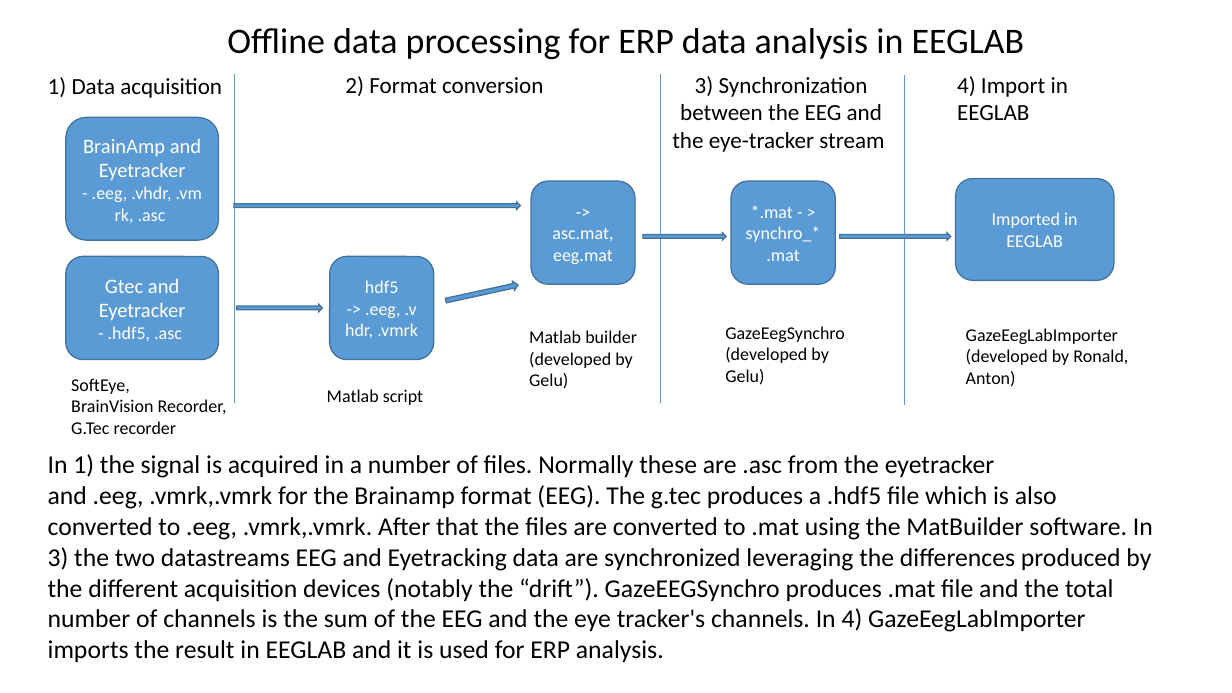
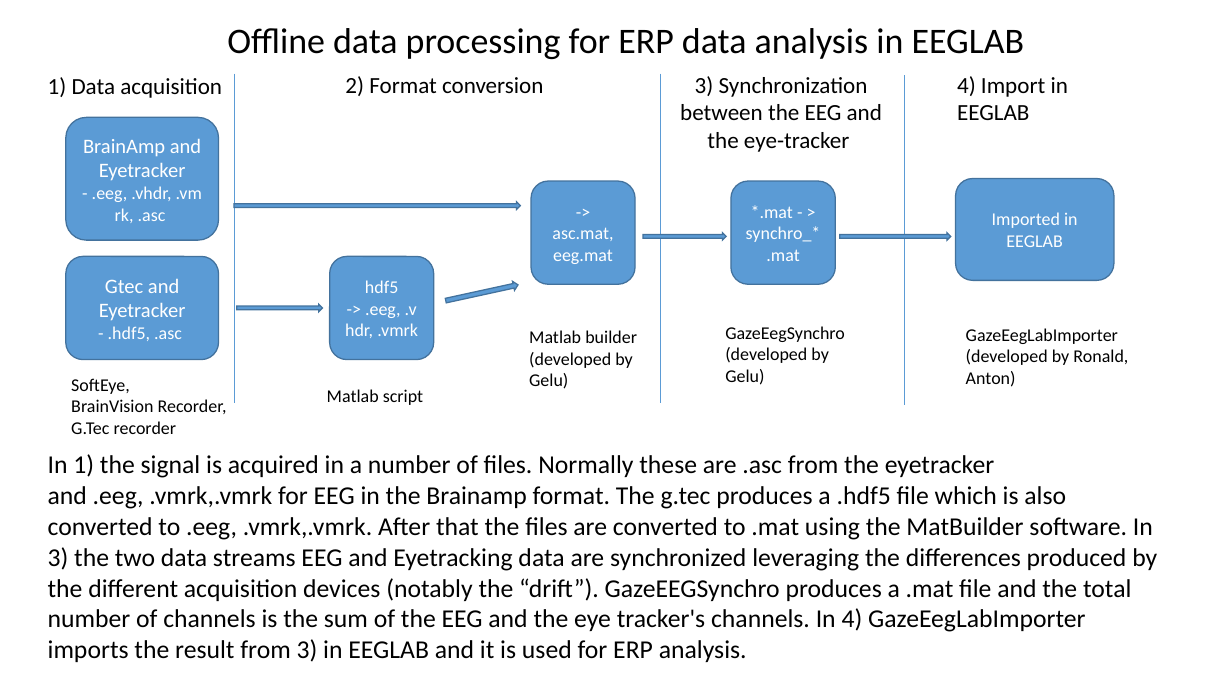
Before and after one commit to sssandyad/adastra, a slide deck: slide 2 of src_matlab/GazeEegLabImporter/docs/GazeEegLabImporter.pptx. Drawn at 1232x693 pixels with LibreOffice and Linux fonts; fonts in the diff are those of the drawing. Boxes give left, top, right and bottom in pixels: in the first picture for what was removed or moved away, otherwise in the second. Text is boxed around its words. In the diff, an @@ line names an element or a change of style, - is before the commit and + after.

```diff
--- a/src_matlab/GazeEegLabImporter/docs/GazeEegLabImporter.pptx
+++ b/src_matlab/GazeEegLabImporter/docs/GazeEegLabImporter.pptx
@@ text at bbox=[680, 76, 882, 152]: text changed @@
-3) Synchronization between the EEG and the eye-tracker stream
+3) Synchronization between the EEG and the eye-tracker
@@ text at bbox=[48, 454, 1157, 662]: text changed @@
-In 1) the signal is acquired in a number of files. Normally these are .asc from the eyetracker and .eeg, .vmrk,.vmrk for the Brainamp format (EEG). The g.tec produces a .hdf5 file which is also converted to .eeg, .vmrk,.vmrk. After that the files are converted to .mat using the MatBuilder software. In 3) the two datastreams EEG and Eyetracking data are synchronized leveraging the differences produced by the different acquisition devices (notably the “drift”). GazeEEGSynchro produces .mat file and the total number of channels is the sum of the EEG and the eye tracker's channels. In 4) GazeEegLabImporter imports the result in EEGLAB and it is used for ERP analysis.
+In 1) the signal is acquired in a number of files. Normally these are .asc from the eyetracker and .eeg, .vmrk,.vmrk for EEG in the Brainamp format. The g.tec produces a .hdf5 file which is also converted to .eeg, .vmrk,.vmrk. After that the files are converted to .mat using the MatBuilder software. In 3) the two data streams EEG and Eyetracking data are synchronized leveraging the differences produced by the different acquisition devices (notably the “drift”). GazeEEGSynchro produces a .mat file and the total number of channels is the sum of the EEG and the eye tracker's channels. In 4) GazeEegLabImporter imports the result from 3) in EEGLAB and it is used for ERP analysis.
```
Also in this commit, not shown: 2 other slides changed, 2 slides added, 2 other files.
